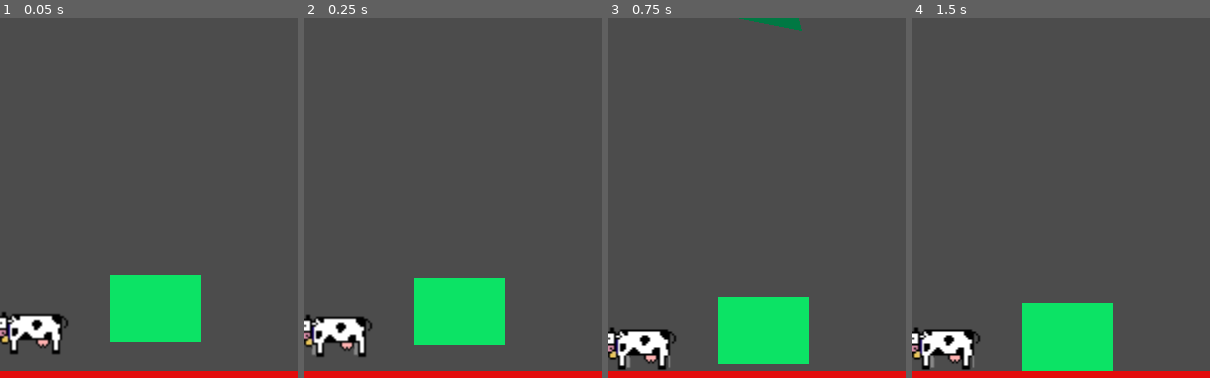
Above: before the commit, frames 1-4 (left to right).
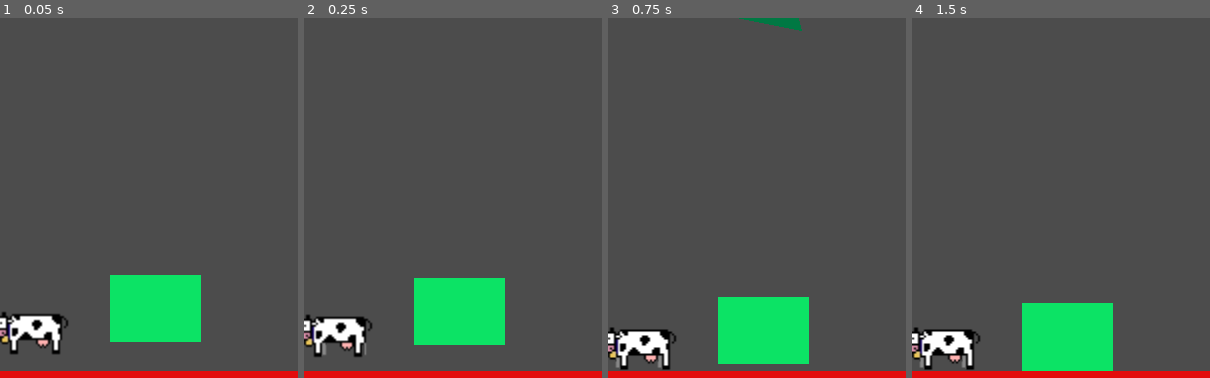
Above: after the commit, the same moments.

Repository: Beat1823/LudumDare52
Game: Godot game, scene res://Game/TractorTestScene.tscn
Two runs of this game, one before a commit and one after it. Both use one fixed random seed, a clock stepped at 60 frames per second and the inputs below.
Inputs:
- Up to frame 1 (0.05 s): no input
- Up to frame 2 (0.25 s): no input
- Up to frame 3 (0.75 s): hold Right (Right) from 0.53 s (still down); hold Space (TractorBeam) from 0.53 s (still down)
- Up to frame 4 (1.5 s): release Right (Right) at 1.28 s; release Space (TractorBeam) at 1.28 s; hold Down (Down) from 1.28 s (still down); tap Space (TractorBeam) at 1.35 s
The pictures show only the part of the screen within x 30-80%, y 42-92%; the shares and areas given below are measured in that part.

Frame 1 is identical in both runs. In frame 2, 0.3% of the frame differs, in the area x 2-22%, y 89-95%; in frame 3, 0.4%, in the area x 2-22%, y 93-98%; in frame 4, 0.4%.

Commit message:
Add emit for something entering enemy body.

Diff:
--- a/Game/MainScene.tscn
+++ b/Game/MainScene.tscn
@@ -34,6 +34,7 @@
 
 [node name="SpawnTimer" type="Timer" parent="."]
 wait_time = 3.0
+one_shot = true
 
 [node name="StartWaitTimer" type="Timer" parent="."]
 one_shot = true
--- a/Game/NPCS/Chicken/Chicken.tscn
+++ b/Game/NPCS/Chicken/Chicken.tscn
@@ -7,6 +7,7 @@
 [ext_resource path="res://Game/NPCS/Scarecrow/Sprites/Scarecrow.png" type="Texture" id=5]
 [ext_resource path="res://Game/NPCS/Chicken/Spirtes/chicken2.png" type="Texture" id=6]
 [ext_resource path="res://Game/NPCS/Cow/cow3.png" type="Texture" id=7]
+[ext_resource path="res://Game/NPCS/NeutralNpc.gd" type="Script" id=8]
 
 [sub_resource type="SpriteFrames" id=1]
 animations = [ {
@@ -31,12 +32,14 @@
 
 [node name="RigidBody2D" type="RigidBody2D"]
 collision_layer = 3
+script = ExtResource( 8 )
 
 [node name="AnimatedSprite" type="AnimatedSprite" parent="."]
 position = Vector2( 10, -4 )
 scale = Vector2( 0.5, 0.5 )
 frames = SubResource( 1 )
 animation = "Chicken"
+frame = 2
 playing = true
 
 [node name="CollisionShape2D" type="CollisionShape2D" parent="."]
@@ -44,3 +47,5 @@
 shape = SubResource( 2 )
 
 [node name="VisibilityNotifier2D" type="VisibilityNotifier2D" parent="."]
+
+[connection signal="body_entered" from="." to="." method="_on_enemy_body_entered"]
--- a/Game/NPCS/Cow/Cow.tscn
+++ b/Game/NPCS/Cow/Cow.tscn
@@ -40,6 +40,7 @@
 scale = Vector2( 2, 2 )
 frames = SubResource( 1 )
 animation = "Cow"
+frame = 2
 playing = true
 
 [node name="CollisionShape2D" type="CollisionShape2D" parent="."]
@@ -47,3 +48,5 @@
 shape = SubResource( 2 )
 
 [node name="VisibilityNotifier2D" type="VisibilityNotifier2D" parent="."]
+
+[connection signal="body_shape_entered" from="." to="." method="_on_enemy_body_entered"]
--- a/Game/NPCS/NeutralNpc.gd
+++ b/Game/NPCS/NeutralNpc.gd
@@ -1,4 +1,6 @@
 extends RigidBody2D
+
+signal absorbed
 
 func _ready():
 	$AnimatedSprite.playing = true
@@ -6,3 +8,6 @@
 
 func _on_VisibilityNotifier2D_viewport_exited(viewport):
 	queue_free()
+
+func _on_enemy_body_entered(body_rid, body, body_shape_index, local_shape_index):
+	emit_signal("absorbed") # Should check if the body is the player/thing we want to use to absorb.
Not shown: 1 places in Game/NPCS/Chicken/Chicken.tscn that only renumber resources
